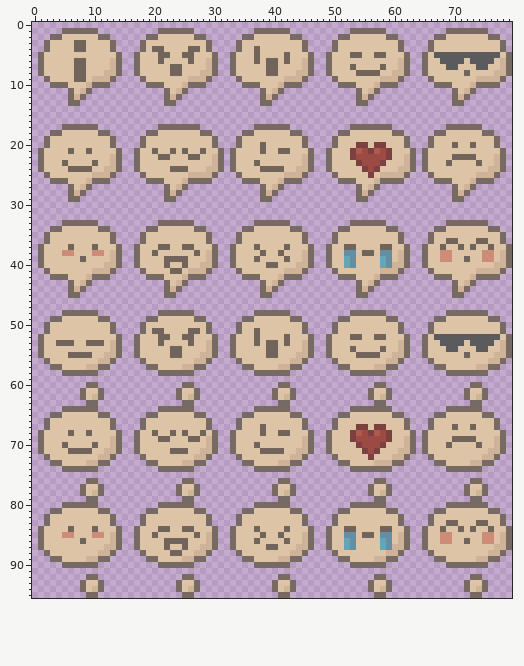
Sprite sheet: Assets/Art/Sprites/emoticons.png. The first picture shows the starting point.
The file is 80x96 pixels.
Once edited:
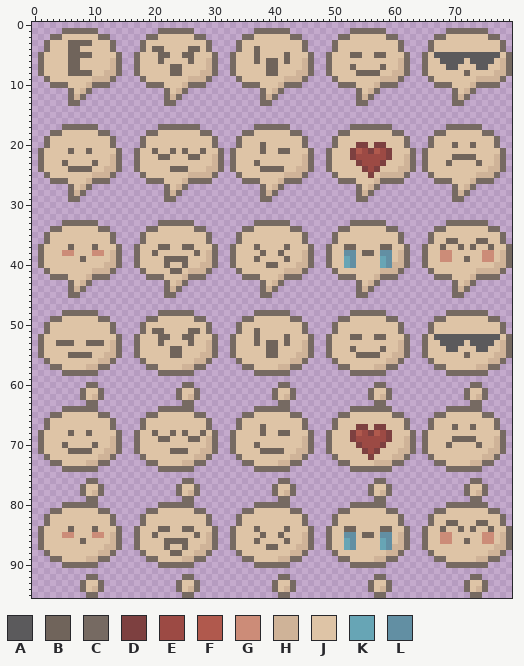
Palette (. is transparent): A #5b5a5c  B #70645b  C #766a62  D #7d4040  E #9c4a44  F #b0594d  G #cc8c78  H #cfb398  J #dec4a6  K #67a5b5  L #628fa3
Changes in this commit:
y 3: x 6 J -> B; x 9 J -> B
y 4: x 6 J -> B; x 8 B -> J
y 5: x 6..9 JJJJ -> BBBB
y 6..7: x 6 J -> B; x 8 B -> J
y 8: x 6 J -> B; x 9 J -> B
y 9: x 7..8 BB -> JJ
Where, in picture pixels (left, top, right, bottom), the same in both pictures:
changed: (68, 40, 92, 82)
